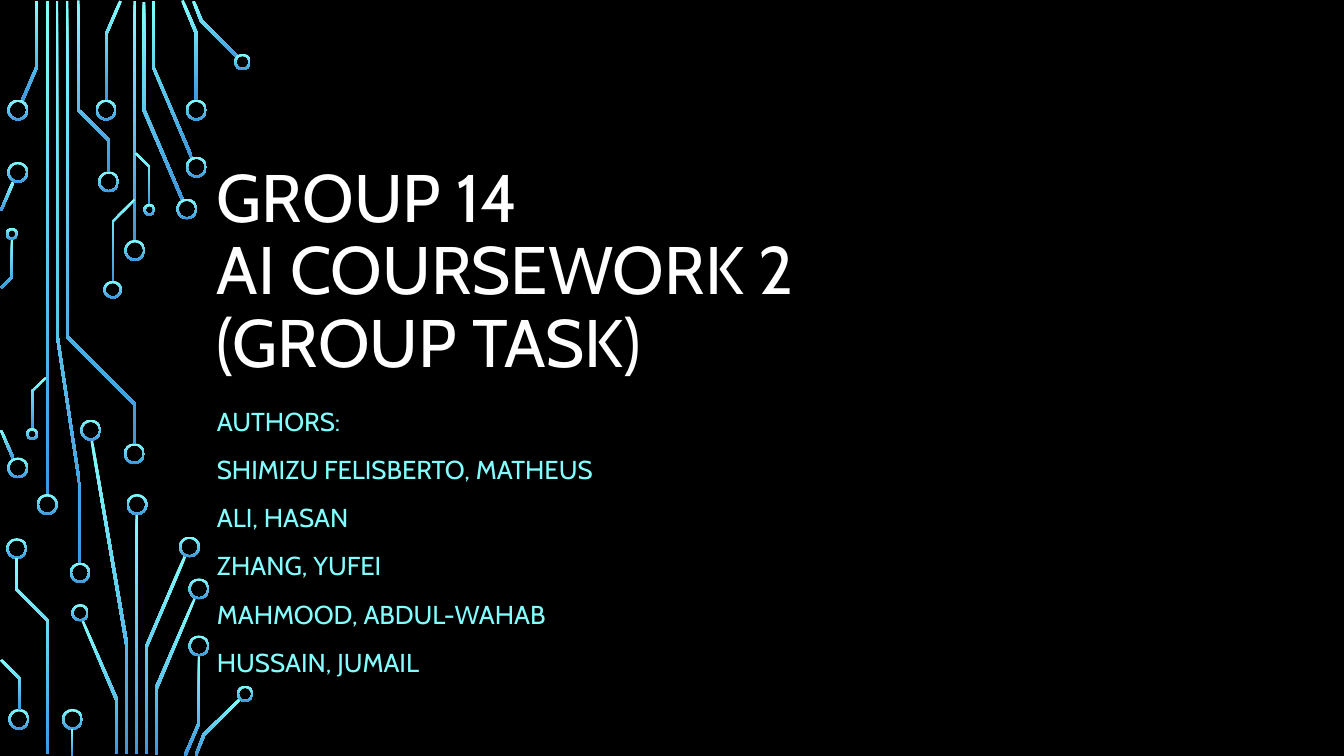
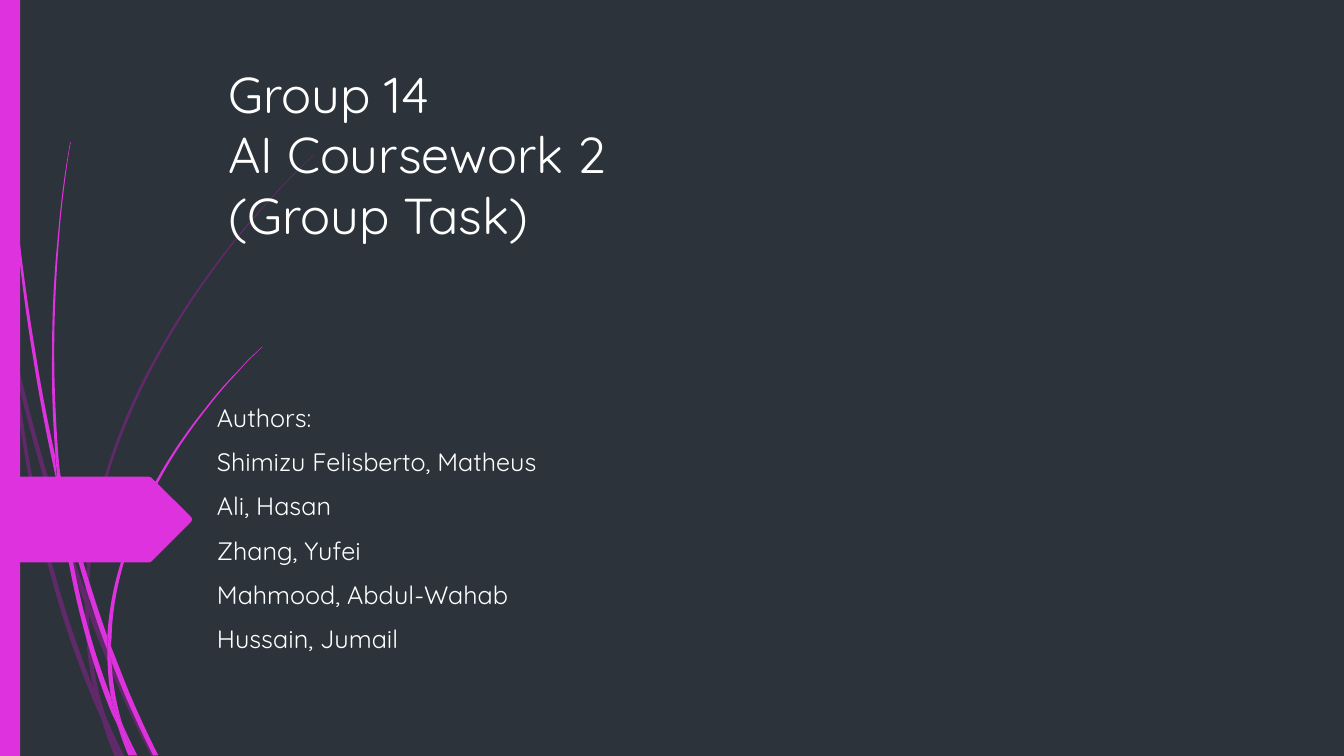
Before and after one commit to x-mizu/CM-and-AI-Coursework-2, a slide deck: slide 1 of Presentation/Presentation Group 14.pptx. Drawn at 1344x756 pixels with LibreOffice and Linux fonts; fonts in the diff are those of the drawing; background and template pictures are left out. Boxes give left, top, right and bottom in pixels: in the first picture for what was removed or moved away, otherwise in the second. Text is boxed around its words. In the diff, an @@ line names an element or a change of style, - is before the commit and + after.

```diff
--- a/Presentation/Presentation Group 14.pptx
+++ b/Presentation/Presentation Group 14.pptx
@@ background picture (left out) to #2C333A @@
@@ rectangle added at (0,0,20,756), fill #DE32DE @@
@@ freeform shape: place and size @@
-freeform shape at (66,1,136,445)
+freeform shape at (3,0,57,485)
@@ title at (228,77,607,248): text changed; size 48 to 36 pt; font Cabin to Quicksand @@
-GROUP 14
-AI COURSEWORK 2
-(GROUP TASK)
+Group 14
+AI Coursework 2
+(Group Task)
@@ freeform shape: place and size @@
-freeform shape at (55,1,82,564)
+freeform shape at (51,142,71,476)
@@ freeform shape: place and size @@
-freeform shape at (1,239,13,288)
+freeform shape at (0,284,11,353)
@@ subtitle at (217,408,536,651): text changed; size 18.5 to 18 pt; font Cabin to Quicksand; text colour #82FFFF to #FFFFFF @@
-AUTHORS:
-SHIMIZU FELISBERTO, MATHEUS
-ALI, HASAN
-ZHANG, YUFEI
-MAHMOOD, ABDUL-WAHAB
-HUSSAIN, JUMAIL
+Authors:
+Shimizu Felisberto, Matheus
+Ali, Hasan
+Zhang, Yufei
+Mahmood, Abdul-Wahab
+Hussain, Jumail
@@ freeform shape added at (0,477,193,563), fill #DE32DE @@
@@ fill gradient #82FFFF to #3D97DE to #DE32DE in 7 elements at (57,481,118,728), (111,646,158,755), (3,0,57,485), (111,697,134,755), (51,142,71,476), (107,650,122,725), (55,453,65,509) @@
@@ freeform shape: place and size @@
-freeform shape at (31,377,47,430)
+freeform shape at (55,453,65,509)
@@ freeform shape: place and size @@
-freeform shape at (91,440,129,755)
+freeform shape at (57,481,118,728)
@@ group removed at (0,0,254,756): 38 freeform shapes, 4 rectangles @@
@@ fill gradient #82FFFF to #3D97DE to #B01CB0 at 40% opacity in 5 elements at (89,601,156,756), (85,604,106,717), (102,720,120,756), (0,284,11,353), (85,591,89,615) @@
@@ freeform shape: place and size @@
-freeform shape at (72,604,89,621)
+freeform shape at (85,591,89,615)
@@ freeform shape: place and size @@
-freeform shape at (82,620,119,754)
+freeform shape at (85,604,106,717)
@@ freeform shape: place and size @@
-freeform shape at (155,598,197,755)
+freeform shape at (89,601,156,756)
@@ freeform shape: place and size @@
-freeform shape at (0,659,21,711)
+freeform shape at (107,650,122,725)
@@ group added at (60,347,262,756): 5 freeform shapes @@
@@ freeform shape: place and size @@
-freeform shape at (184,655,201,756)
+freeform shape at (111,646,158,755)
@@ group added at (11,154,315,756): 5 freeform shapes @@
@@ freeform shape: place and size @@
-freeform shape at (195,698,241,756)
+freeform shape at (111,697,134,755)
@@ freeform shape: place and size @@
-freeform shape at (62,709,83,730)
+freeform shape at (102,720,120,756)
```
Also in this commit, not shown: 9 other slides changed.
